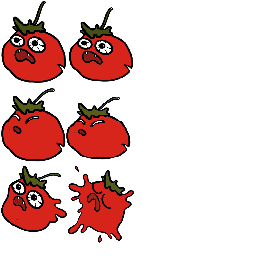
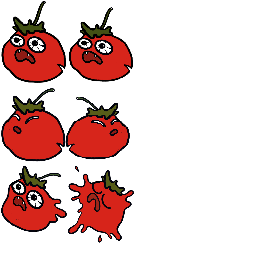
Layered file, before and after one edit (256x256). Changes by layer:
painted on "spitting.png" over (65, 97, 131, 160)
